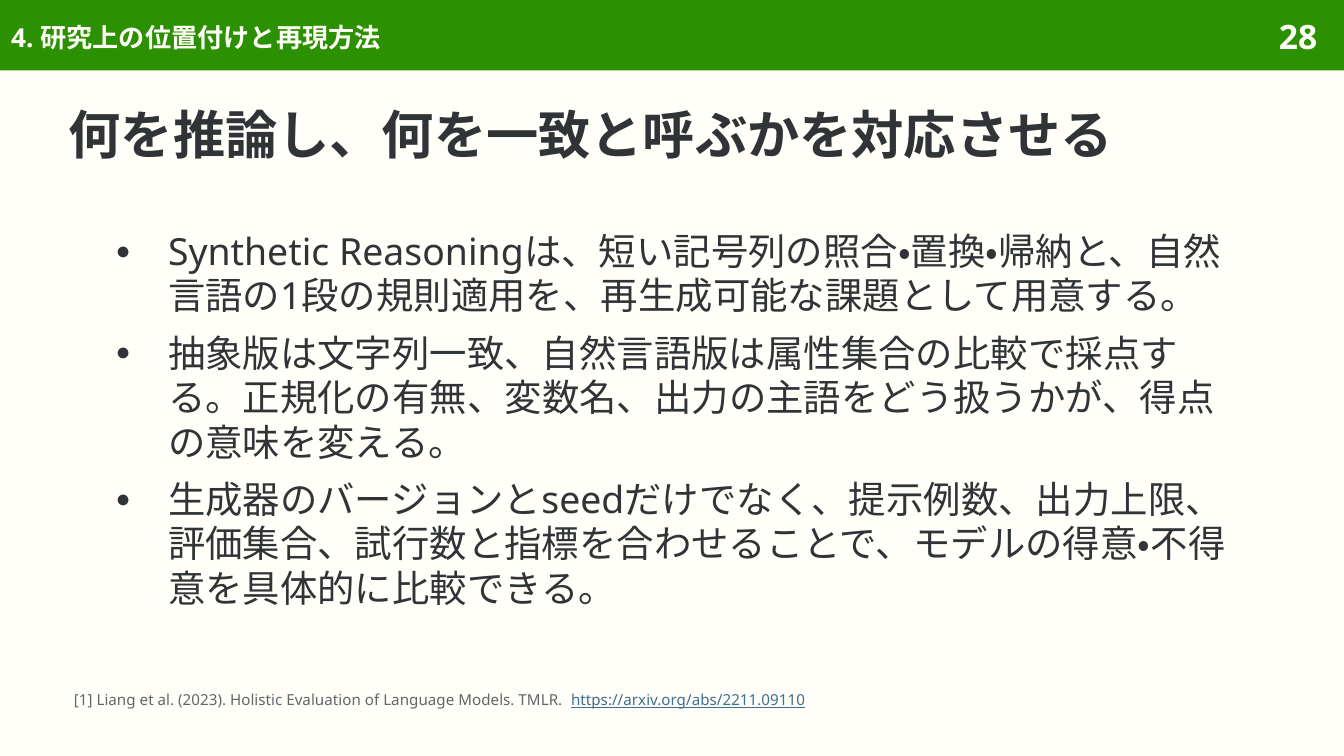
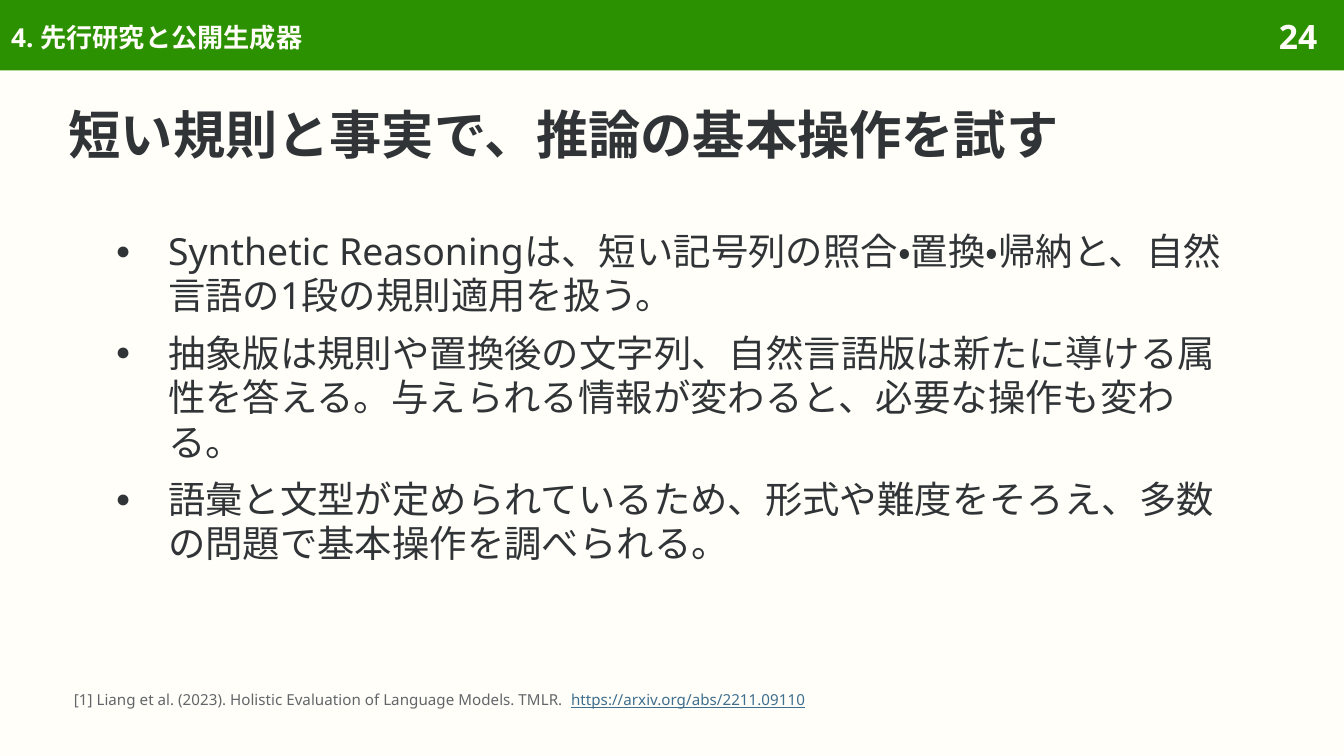
Before and after one commit to sasakiy84/datasets-in-10-minutes, a slide deck: slide 24 of slides/datasets-in-10-minutes-synthetic-reasoning.pptx (slide 28 before the commit). Drawn at 1344x756 pixels with LibreOffice and Linux fonts; fonts in the diff are those of the drawing. Boxes give left, top, right and bottom in pixels: in the first picture for what was removed or moved away, otherwise in the second. Text is boxed around its words. In the diff, an @@ line names an element or a change of style, - is before the commit and + after.

Commit message:
Explain synthetic reasoning tasks and retain representative results

```diff
--- a/slides/datasets-in-10-minutes-synthetic-reasoning.pptx
+++ b/slides/datasets-in-10-minutes-synthetic-reasoning.pptx
@@ title at (x1=11, y1=24, x2=302, y2=50): text changed @@
-4. 研究上の位置付けと再現方法
+4. 先行研究と公開生成器
@@ page number at (x1=1279, y1=24, x2=1317, y2=49): text changed @@
-28
+24
@@ title at (x1=69, y1=109, x2=1059, y2=159): text changed @@
-何を推論し、何を一致と呼ぶかを対応させる
+短い規則と事実で、推論の基本操作を試す
@@ text at (x1=168, y1=233, x2=1221, y2=560): text changed @@
-● Synthetic Reasoningは、短い記号列の照合・置換・帰納と、自然言語の1段の規則適用を、再生成可能な課題として用意する。
-● 抽象版は文字列一致、自然言語版は属性集合の比較で採点する。正規化の有無、変数名、出力の主語をどう扱うかが、得点の意味を変える。
-● 生成器のバージョンとseedだけでなく、提示例数、出力上限、評価集合、試行数と指標を合わせることで、モデルの得意・不得意を具体的に比較できる。
+● Synthetic Reasoningは、短い記号列の照合・置換・帰納と、自然言語の1段の規則適用を扱う。
+● 抽象版は規則や置換後の文字列、自然言語版は新たに導ける属性を答える。与えられる情報が変わると、必要な操作も変わる。
+● 語彙と文型が定められているため、形式や難度をそろえ、多数の問題で基本操作を調べられる。
```
Also in this commit, not shown: 43 other slides changed, 11 slides removed, 44 other files.
